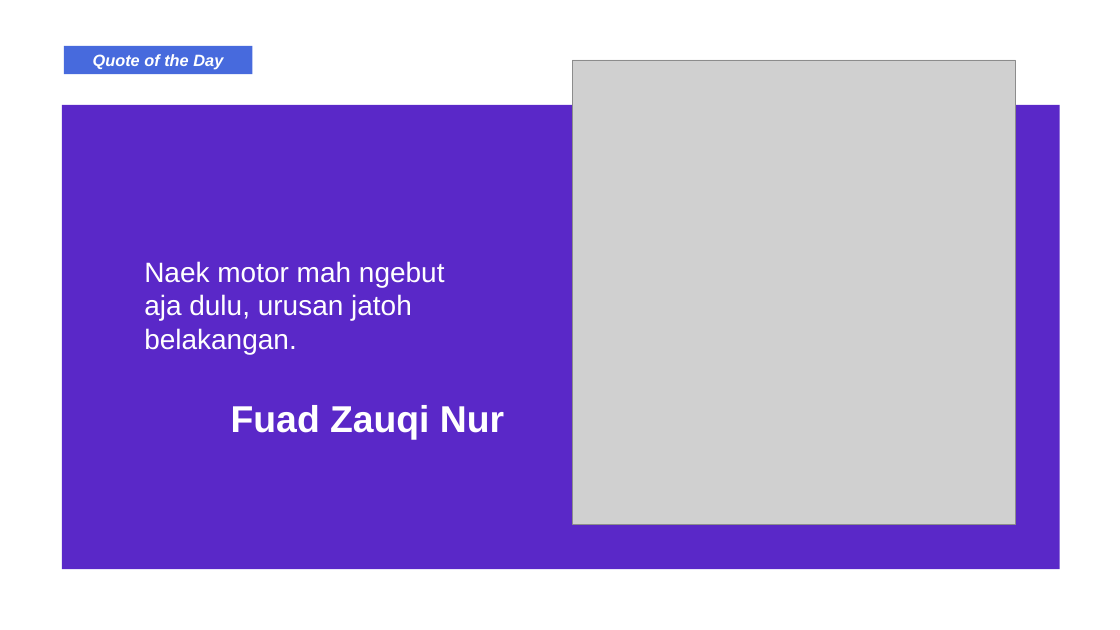
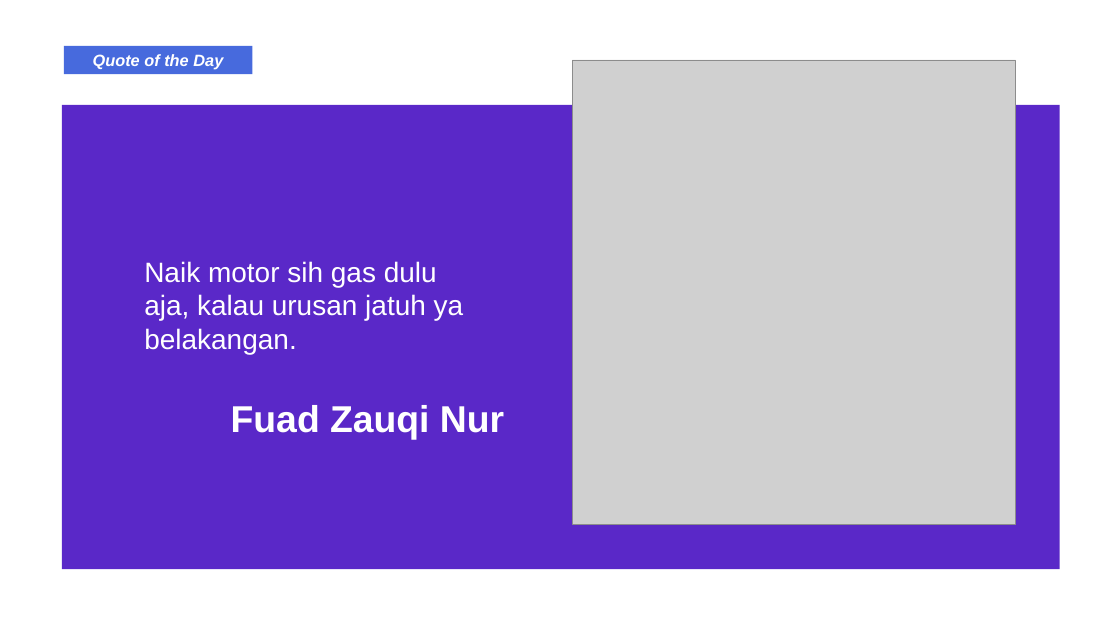
Before and after one commit to zauqi09/Final-Project-Vectrosafe, a slide deck: slide 6 of Dokumentasi/Fuad Zauqi Nur.pptx. Drawn at 1120x630 pixels with LibreOffice and Linux fonts; fonts in the diff are those of the drawing; grey boxes stand for pictures. Boxes give left, top, right and bottom in pixels: in the first picture for what was removed or moved away, otherwise in the second. Text is boxed around its words. In the diff, an @@ line names an element or a change of style, - is before the commit and + after.

```diff
--- a/Dokumentasi/Fuad Zauqi Nur.pptx
+++ b/Dokumentasi/Fuad Zauqi Nur.pptx
@@ text at (x1=144, y1=261, x2=464, y2=354): text changed @@
-Naek motor mah ngebut aja dulu, urusan jatoh belakangan.
+Naik motor sih gas dulu aja, kalau urusan jatuh ya belakangan.
```
Also in this commit, not shown: 4 other slides changed, 10 slides added, 1 slide removed, 16 other files.
